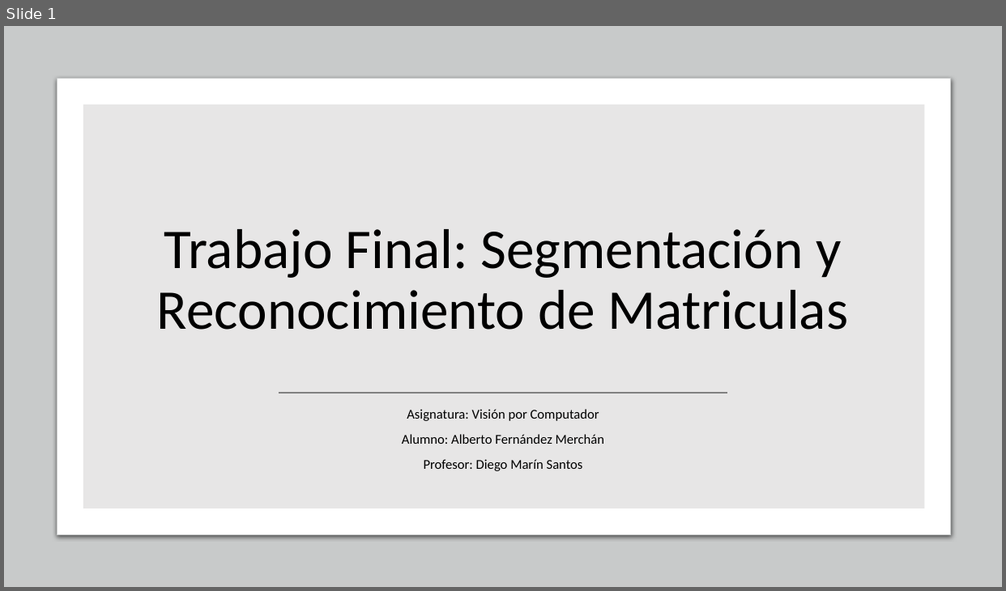
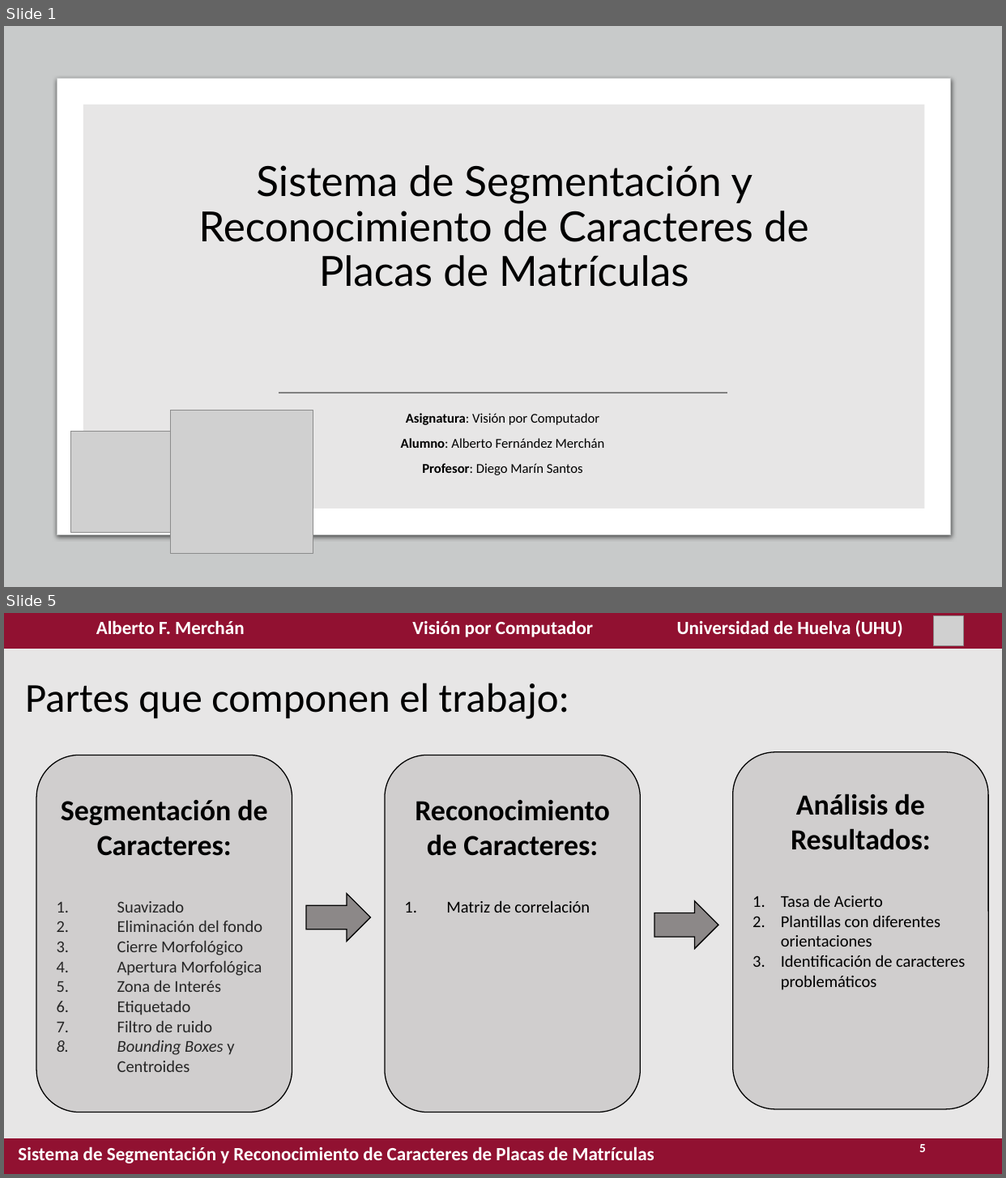
Before and after one commit to albertofermer/Cuarto, a slide deck: 1º Cuatrimestre/[VC] Visión por Computador/Prácticas/Trabajo_SegmentacionReconocimientoCaracteresMatriculas/Reconocimiento de Caracteres de Matrículas.pptx. Shown one above the other, each under a label of ours: slide 1 before the commit, slides 1 and 5 after it; the slides between them are not shown. The pictures are 1006x591 and 1006x1178 pixels, drawn with LibreOffice and Linux fonts; fonts in the diff are those of the drawing; grey boxes stand for pictures. Boxes give left, top, right and bottom in pixels: in the first picture for what was removed or moved away, otherwise in the second. Text is boxed around its words. In the diff, an @@ line names an element or a change of style, - is before the commit and + after.

```diff
--- a/1º Cuatrimestre/[VC] Visión por Computador/Prácticas/Trabajo_SegmentacionReconocimientoCaracteresMatriculas/Reconocimiento de Caracteres de Matrículas.pptx
+++ b/1º Cuatrimestre/[VC] Visión por Computador/Prácticas/Trabajo_SegmentacionReconocimientoCaracteresMatriculas/Reconocimiento de Caracteres de Matrículas.pptx
@@ slide 5 added at bbox=[4, 613, 1002, 1174], background #E7E6E6 @@
@@ table added at bbox=[4, 613, 1001, 648], 1 rows, 3 columns @@
+Alberto F. Merchán | Visión por Computador | Universidad de Huelva (UHU)
@@ picture added at bbox=[934, 616, 964, 646] @@
@@ title added at bbox=[25, 683, 570, 719], 39.6 pt, text #000000 @@
+Partes que componen el trabajo:
@@ rounded rectangle added at bbox=[36, 756, 292, 1112], fill #AFABAB at 40% opacity, outline #000000 1 pt, 16 pt, text #262626 @@
+Segmentación de Caracteres:
+1. Suavizado
+2. Eliminación del fondo
+3. Cierre Morfológico
+4. Apertura Morfológica
+5. Zona de Interés
+6. Etiquetado
+7. Filtro de ruido
+8. Bounding Boxes y Centroides
@@ rounded rectangle added at bbox=[385, 756, 641, 1112], fill #AFABAB at 40% opacity, outline #000000 1 pt, 28 pt, text #000000, bold @@
+Reconocimiento de Caracteres:
+1. Matriz de correlación
@@ rounded rectangle added at bbox=[733, 752, 988, 1110], fill #AFABAB at 40% opacity, outline #000000 1 pt, 16 pt, text #000000 @@
+Análisis de Resultados:
+1. Tasa de Acierto
+2. Plantillas con diferentes orientaciones
+3. Identificación de caracteres problemáticos
@@ right arrow added at bbox=[306, 894, 371, 942], fill #767171 at 80% opacity, outline #000000 1 pt @@
@@ right arrow added at bbox=[654, 901, 718, 949], fill #767171 at 80% opacity, outline #000000 1 pt @@
@@ table added at bbox=[4, 1139, 1002, 1174], 1 rows, 2 columns @@
+Sistema de Segmentación y Reconocimiento de Caracteres de Placas de Matrículas | 
@@ page number added at bbox=[919, 1144, 926, 1152], 12 pt, text #FFFFFF, bold @@
+5
@@ slide 1 changed as well @@
@@ title at bbox=[198, 165, 809, 287]: text changed; size 54 to 40 pt; font Calibri to Lato @@
-Trabajo Final: Segmentación y Reconocimiento de Matriculas
+Sistema de Segmentación y Reconocimiento de Caracteres de Placas de Matrículas
@@ picture added at bbox=[170, 411, 313, 554] @@
@@ subtitle "Asignatura: Visión por Computador" at bbox=[401, 413, 605, 476]: bold on in "Asignatura:", "Alumno:", "Profesor:" @@
@@ picture added at bbox=[70, 432, 172, 533] @@
```
Also in this commit, not shown: 5 other slides added, 1 slide removed, 2 other files.
